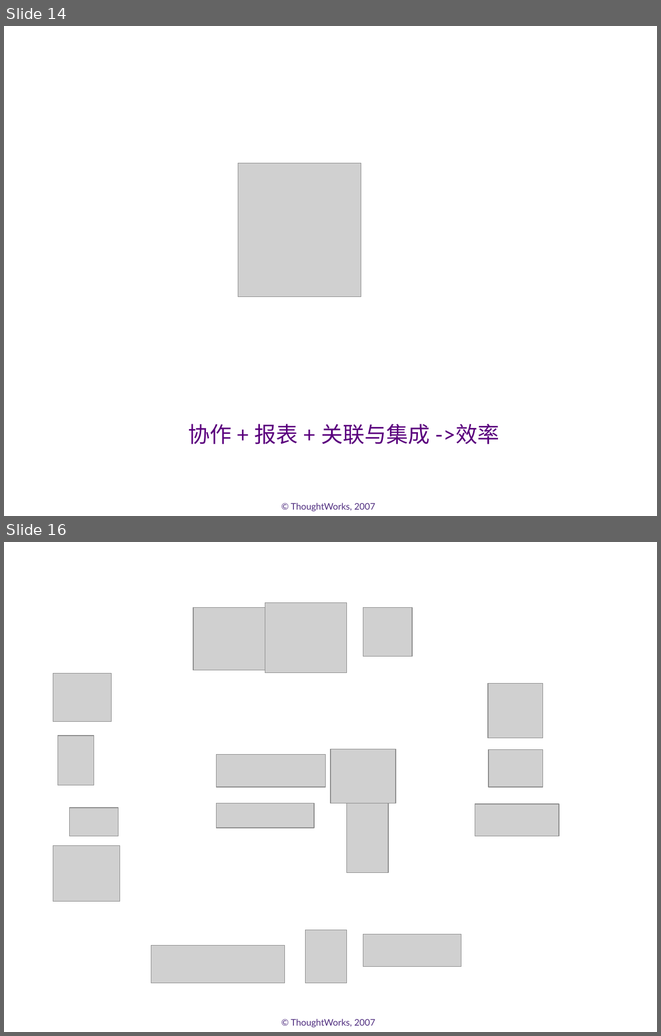
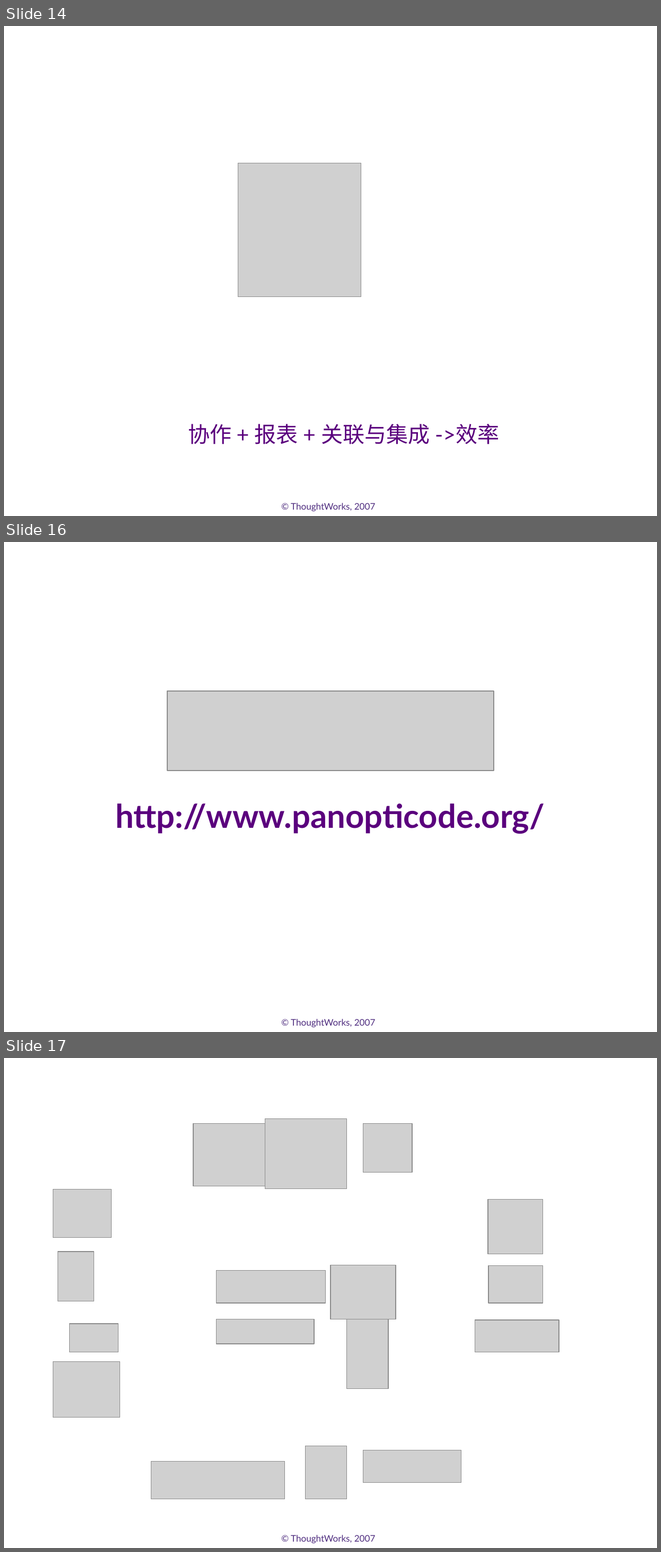
Before and after one commit to whimet/agilechina, a slide deck: docs/demo.ppt. Shown one above the other, each under a label of ours: slides 14 and 16 before the commit, slides 14, 16 and 17 after it; the slides between them are not shown. The pictures are 661x1036 and 661x1552 pixels, drawn with LibreOffice and Linux fonts; fonts in the diff are those of the drawing; grey boxes stand for pictures; background and template pictures are left out. Boxes give left, top, right and bottom in pixels: in the first picture for what was removed or moved away, otherwise in the second. Text is boxed around its words. In the diff, an @@ line names an element or a change of style, - is before the commit and + after.

```diff
--- a/docs/demo.ppt
+++ b/docs/demo.ppt
@@ slide 16 added at [4,542,657,1032], background #FFFFFF; not listed: 1 template element that a slide beside it also shows @@
@@ picture added at [167,691,494,770] @@
@@ subtitle added at [115,803,545,834], 36 pt, text #5A007D, bold @@
+http://www.panopticode.org/
@@ what was slide 16 is now slide 17 @@
```
Also in this commit, not shown: 2 slides changed, 3 other slides added, 3 slides removed.
